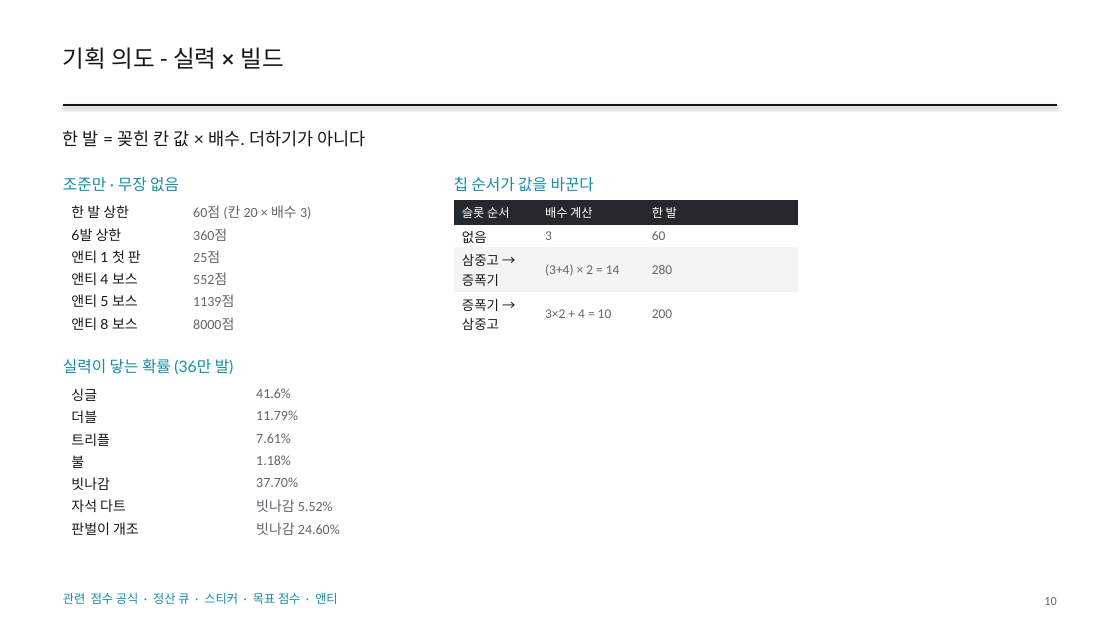
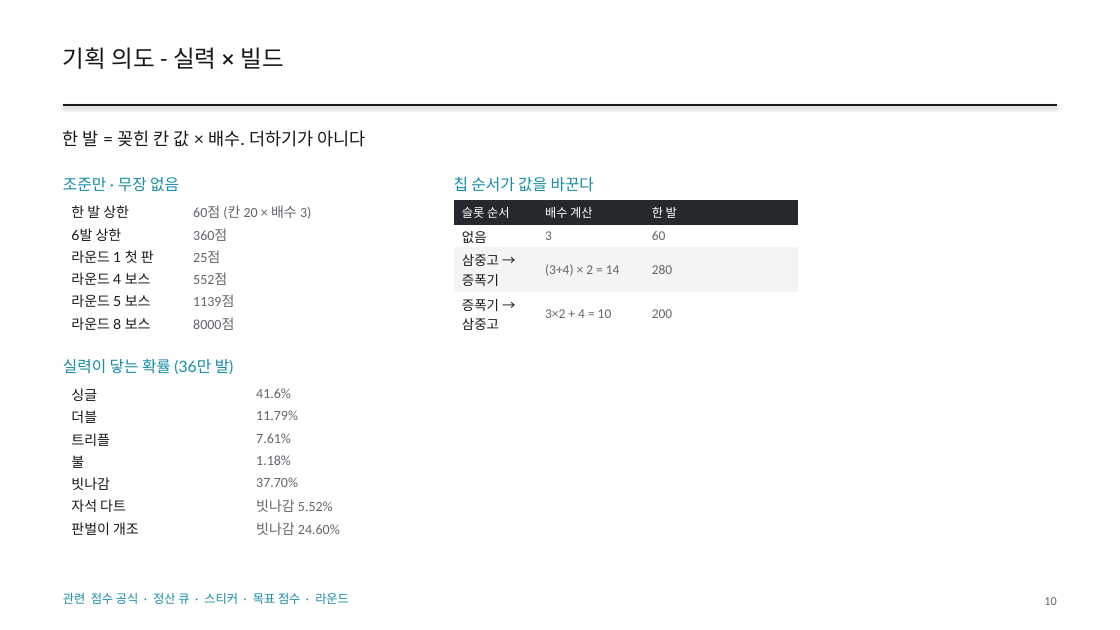
Before and after one commit to GGbong69/test-03, a slide deck: slide 10 of docs/HIGHTONE_기획서.pptx. Drawn at 1120x630 pixels with LibreOffice and Linux fonts; fonts in the diff are those of the drawing. Boxes give left, top, right and bottom in pixels: in the first picture for what was removed or moved away, otherwise in the second. Text is boxed around its words. In the diff, an @@ line names an element or a change of style, - is before the commit and + after.

```diff
--- a/docs/HIGHTONE_기획서.pptx
+++ b/docs/HIGHTONE_기획서.pptx
@@ table at <box>63,200,408,334</box> @@
-row 3, column 1: 앤티 1 첫 판
+row 3, column 1: 라운드 1 첫 판
-row 4, column 1: 앤티 4 보스
+row 4, column 1: 라운드 4 보스
-row 5, column 1: 앤티 5 보스
+row 5, column 1: 라운드 5 보스
-row 6, column 1: 앤티 8 보스
+row 6, column 1: 라운드 8 보스
@@ text at <box>63,593,349,604</box>: text changed @@
-관련 점수 공식 · 정산 큐 · 스티커 · 목표 점수 · 앤티
+관련 점수 공식 · 정산 큐 · 스티커 · 목표 점수 · 라운드
```
Also in this commit, not shown: 37 other slides changed, 2 other files.
